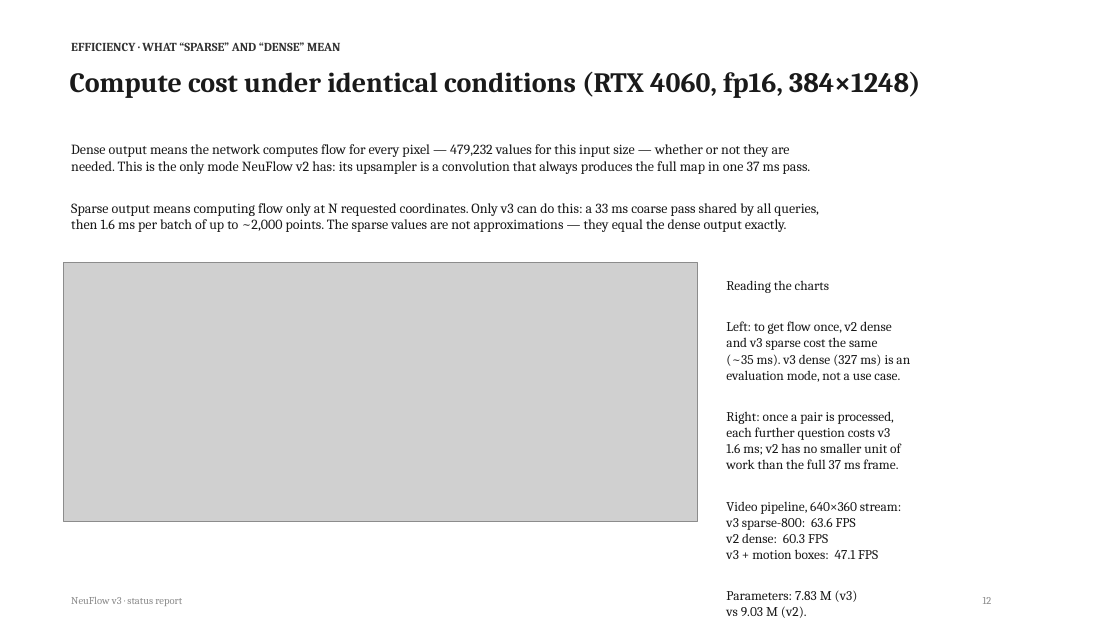
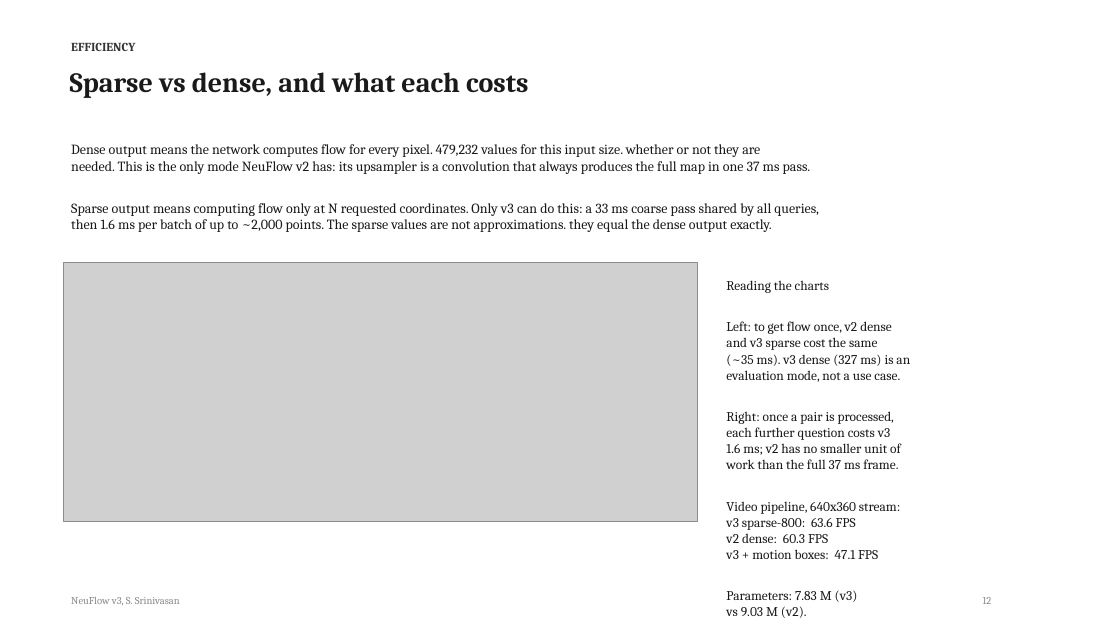
Before and after one commit to shrirag10/Neuflowv3, a slide deck: slide 12 of docs/NeuFlow_v3_status.pptx. Drawn at 1120x630 pixels with LibreOffice and Linux fonts; fonts in the diff are those of the drawing; grey boxes stand for pictures. Boxes give left, top, right and bottom in pixels: in the first picture for what was removed or moved away, otherwise in the second. Text is boxed around its words. In the diff, an @@ line names an element or a change of style, - is before the commit and + after.

```diff
--- a/docs/NeuFlow_v3_status.pptx
+++ b/docs/NeuFlow_v3_status.pptx
@@ text at (71, 42, 135, 51): text changed @@
-EFFICIENCY · WHAT “SPARSE” AND “DENSE” MEAN
+EFFICIENCY
@@ text at (70, 72, 528, 98): text changed @@
-Compute cost under identical conditions (RTX 4060, fp16, 384×1248)
+Sparse vs dense, and what each costs
@@ text at (71, 144, 760, 157): text changed @@
-Dense output means the network computes flow for every pixel — 479,232 values for this input size — whether or not they are
+Dense output means the network computes flow for every pixel. 479,232 values for this input size. whether or not they are
@@ text at (71, 219, 772, 232): text changed @@
-then 1.6 ms per batch of up to ~2,000 points. The sparse values are not approximations — they equal the dense output exactly.
+then 1.6 ms per batch of up to ~2,000 points. The sparse values are not approximations. they equal the dense output exactly.
@@ text at (726, 501, 900, 514): text changed @@
-Video pipeline, 640×360 stream:
+Video pipeline, 640x360 stream:
@@ text at (71, 597, 180, 605): text changed @@
-NeuFlow v3 · status report
+NeuFlow v3, S. Srinivasan
```
Also in this commit, not shown: 17 other slides changed, 1 other file.
